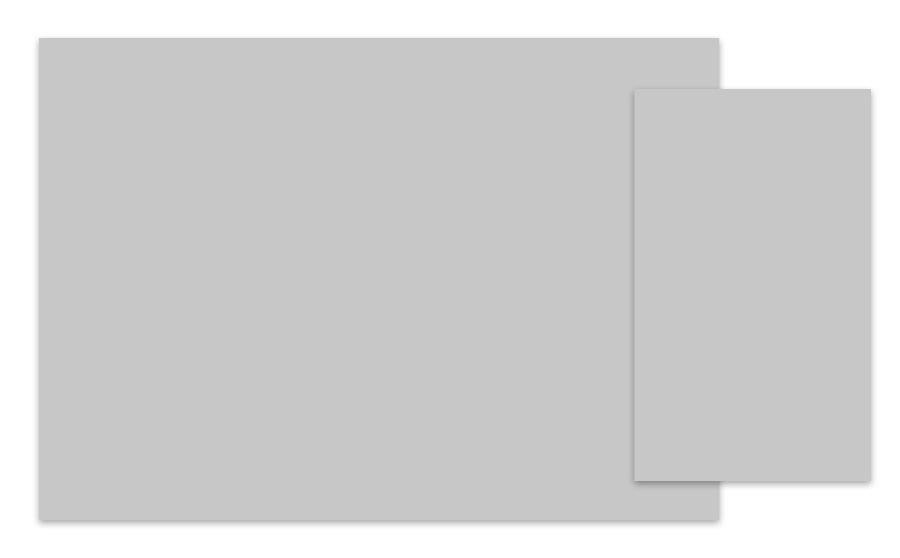
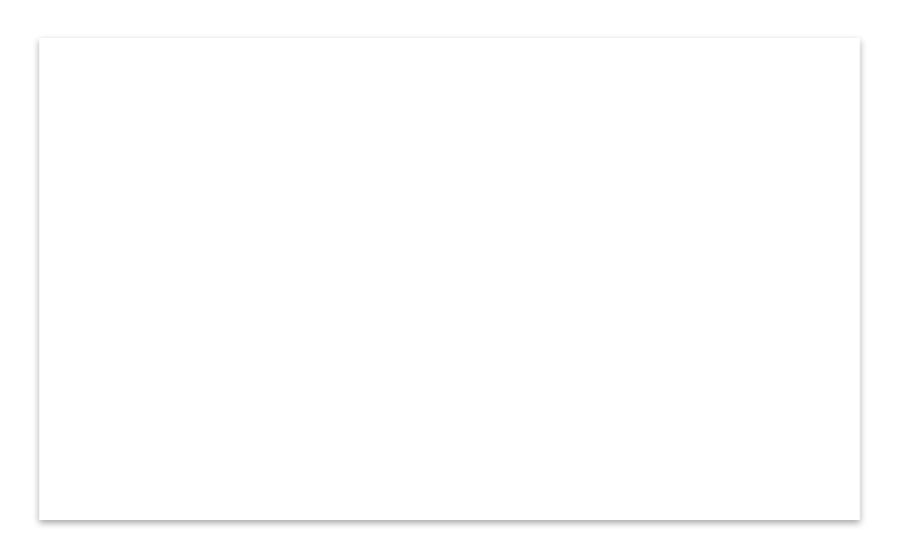
Layered file, before and after one edit (900 × 558). Changes by layer:
hid "Layer 3" over (634, 89, 872, 481)
hid "Layer 2" over (38, 38, 720, 520)
added layer "Layer 2 copy" above "Layer 1" over (38, 38, 861, 520)
